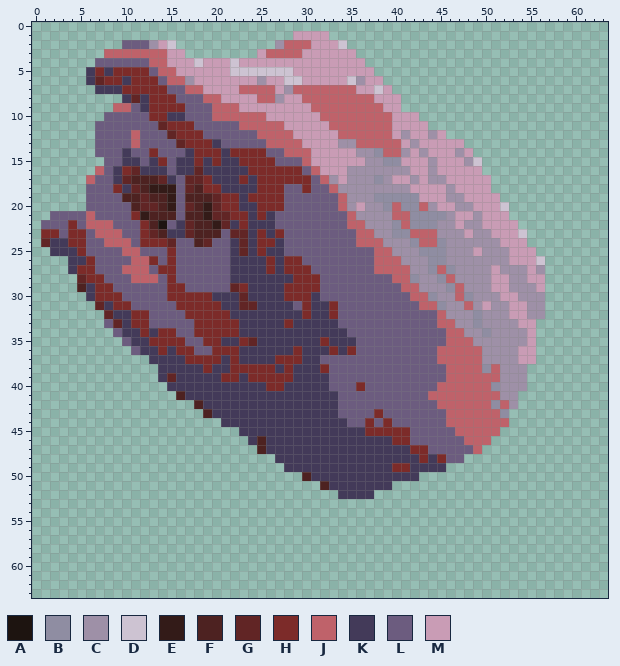
Two versions of one pixel-art file, resources/cursors/Hand.aseprite. This is how it looked before the edit.
64x64 pixels, 1 frame. Colours within 5 levels of each other are drawn and written as one.
Palette (. is transparent): A #1d1410  B #8f8da2  C #9e90a7  D #cdc3d2  E #331b18  F #4d2221  G #612525  H #7c2b29  J #bf626a  K #433a59  L #6c5c7f  M #c99cb5
After the commit:
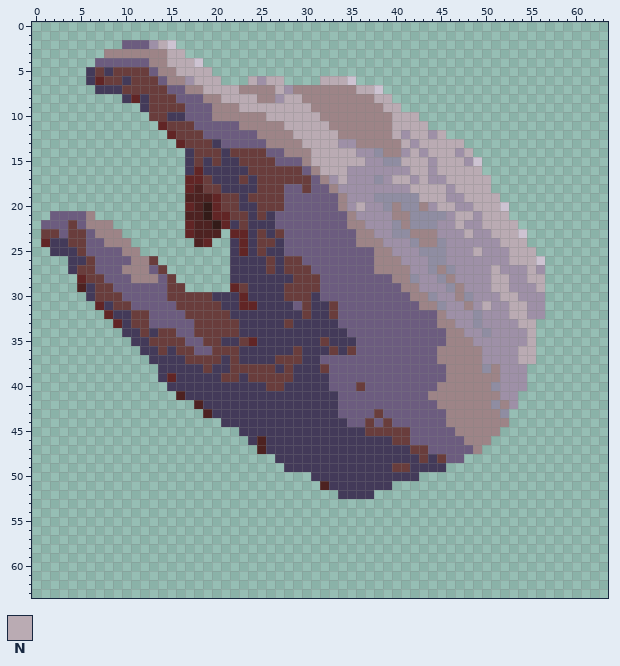
Colours new in this view: N #baabb3
The edit:
layer "NewGrab" now hidden
colour H: #7c2b29 -> #693d3c
colour J: #bf626a -> #9d8487
Changed rows in their new state; - is a pixel that keeps its letter.
first column x 6:
 1 -----------------------....------------------------
 2 --------N------------........----------------------
 3 ---------NN--------...........---------------------
 4 ---------NNN-..................--------------------
 5 ----------NNNN..................-------------------
 6 ------------NNN...N-NN....NNN-...------------------
 7 -------------NNNN----N--------NN-.-----------------
 8 ---------------NNNN---NN--------NN.----------------
 9 ---...-----------NNNNNNNN--------NN----------------
10 --.....-------------NNNNNN--------NNN--------------
11 -.......--------------NNNNN-------NNNN-------------
12 -........--------------NNNNN------N-NN-N-----------
13 -.........--------------NNNN-------N-NNNNN---------
14 -..........--------------NNNNN------N-NNN-N--------
15 --.........--------------NNNNNN----NNN-NNN---------
16 -..........---------------NNN-------NN-NNNNN-------
17 ...........-----------------N-----NN-N--NNNNN------
18 ...........-------------------------NNNN-NNNN------
19 ...........--------------------------NNN--NNNN-----
20 ...........-------------------N--------NN--NNN-----
21 -..........------------------------------NN-NNN----
22 ---........------------------------------N--NNNN---
23 ----.......----.--------------------------N--NNN---
24 -----.......--..------------------------------NNN--
25 ------..........---------------------------N---NNN-
26 --------........-------------------------------NNN-
27 ---------.......-----------------------------N---N-
28 ----------......-----------------------------NN--NN
29 -----------.....-----------------------------NN---N
30 ----------------------------------------------NN---
31 --------------------------------------------N--NN--
32 -----------------------------------------------NN--
33 --.---------------------------------------------NN-
34 ---.---------------------------------------------N-
35 ----.--------------------------------------------N-
36 -----.------------------------------------------NN-
37 ------------------------------------------------NN-
first column x 30:
50 .
